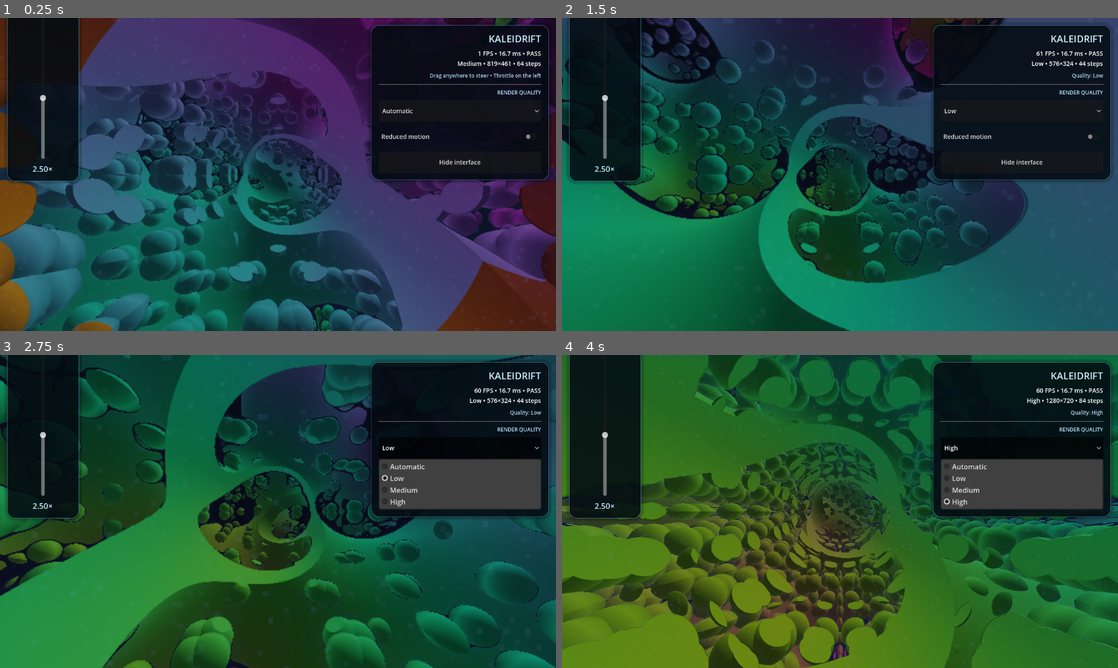
Above: before the commit, frames 1-4 (two rows, left to right).
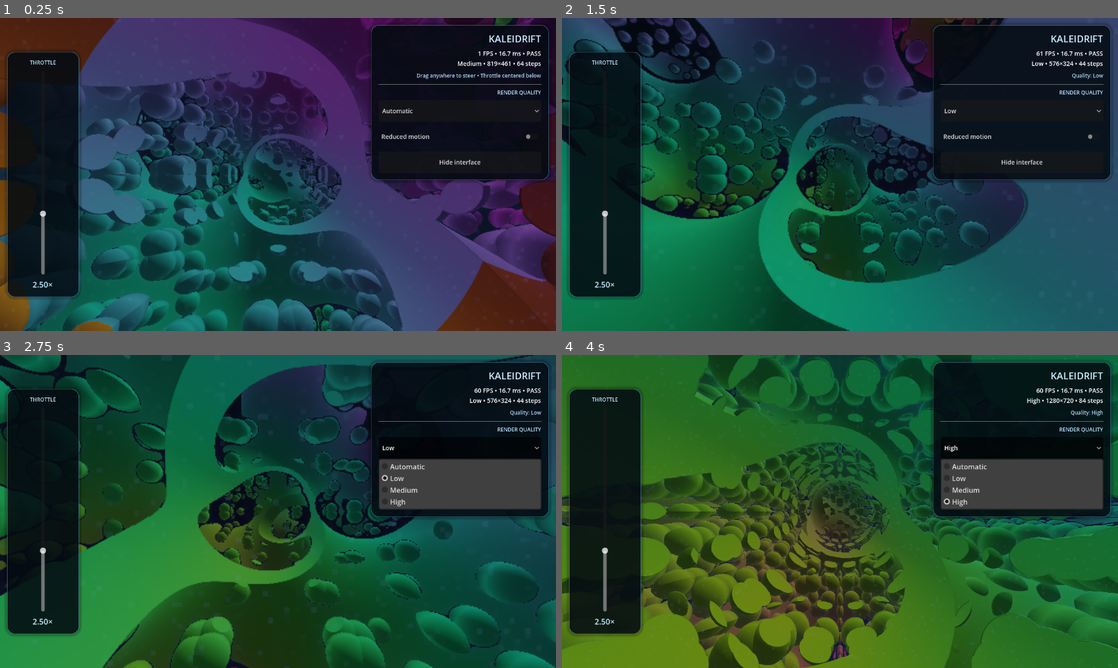
Above: after the commit, the same moments.

Repository: Chromeninja/Kaleidrift
Game: Godot game, scene res://main.tscn
The game is run twice, just before and just after one commit, with the same random seed, the same clock (stepped at 60 frames per second) and the same inputs.
Inputs:
- Up to frame 1 (0.25 s): no input
- Up to frame 2 (1.5 s): click "Automatic" at 0.5 s; click "Reduced motion" at 1.25 s
- Up to frame 3 (2.75 s): click "Low" at 2 s
- Up to frame 4 (4 s): click "Hide interface" at 2.75 s; click "High" at 3.5 s

The runs differ from the first frame. In frame 1, 6.8% of the frame differs, in the area x 1-98%, y 0-90%; in frame 2, 6.3%; in frame 3, 6.0%; in frame 4, 6.7%.

Commit message:
Update README and main.gd for throttle positioning and status label clarity

Diff:
--- a/scripts/main.gd
+++ b/scripts/main.gd
@@ -50,7 +50,7 @@
 	_resize_render_target()
 	_apply_quality(current_quality)
 	get_viewport().size_changed.connect(_on_viewport_size_changed)
-	status_label.text = "Drag anywhere to steer • Throttle on the left"
+	status_label.text = "Drag anywhere to steer • Throttle centered below"
 
 
 func _notification(what: int) -> void:
@@ -168,8 +168,8 @@
 
 func _build_throttle(parent: Control) -> void:
 	throttle_panel = PanelContainer.new()
-	throttle_panel.set_anchors_preset(Control.PRESET_CENTER_LEFT)
-	throttle_panel.grow_horizontal = Control.GROW_DIRECTION_END
+	throttle_panel.set_anchors_preset(Control.PRESET_CENTER_BOTTOM)
+	throttle_panel.grow_horizontal = Control.GROW_DIRECTION_BOTH
 	throttle_panel.grow_vertical = Control.GROW_DIRECTION_BOTH
 	var style := _panel_style()
 	style.content_margin_left = 14
@@ -318,7 +318,14 @@
 	)
 	var throttle_height := available_height * (0.66 if portrait else 0.82)
 	throttle_panel.custom_minimum_size = Vector2(throttle_width, throttle_height)
-	throttle_panel.position = Vector2(0.0, -throttle_height * 0.5)
+	throttle_panel.anchor_left = 0.0
+	throttle_panel.anchor_top = 0.5
+	throttle_panel.anchor_right = 0.0
+	throttle_panel.anchor_bottom = 0.5
+	throttle_panel.offset_left = 0.0
+	throttle_panel.offset_top = -throttle_height * 0.5
+	throttle_panel.offset_right = throttle_width
+	throttle_panel.offset_bottom = throttle_height * 0.5
 	speed_slider.custom_minimum_size = Vector2(64.0 * ui_scale, 180.0 * ui_scale)
 
 	var info_width := clampf(
Not shown, changed: README.md
